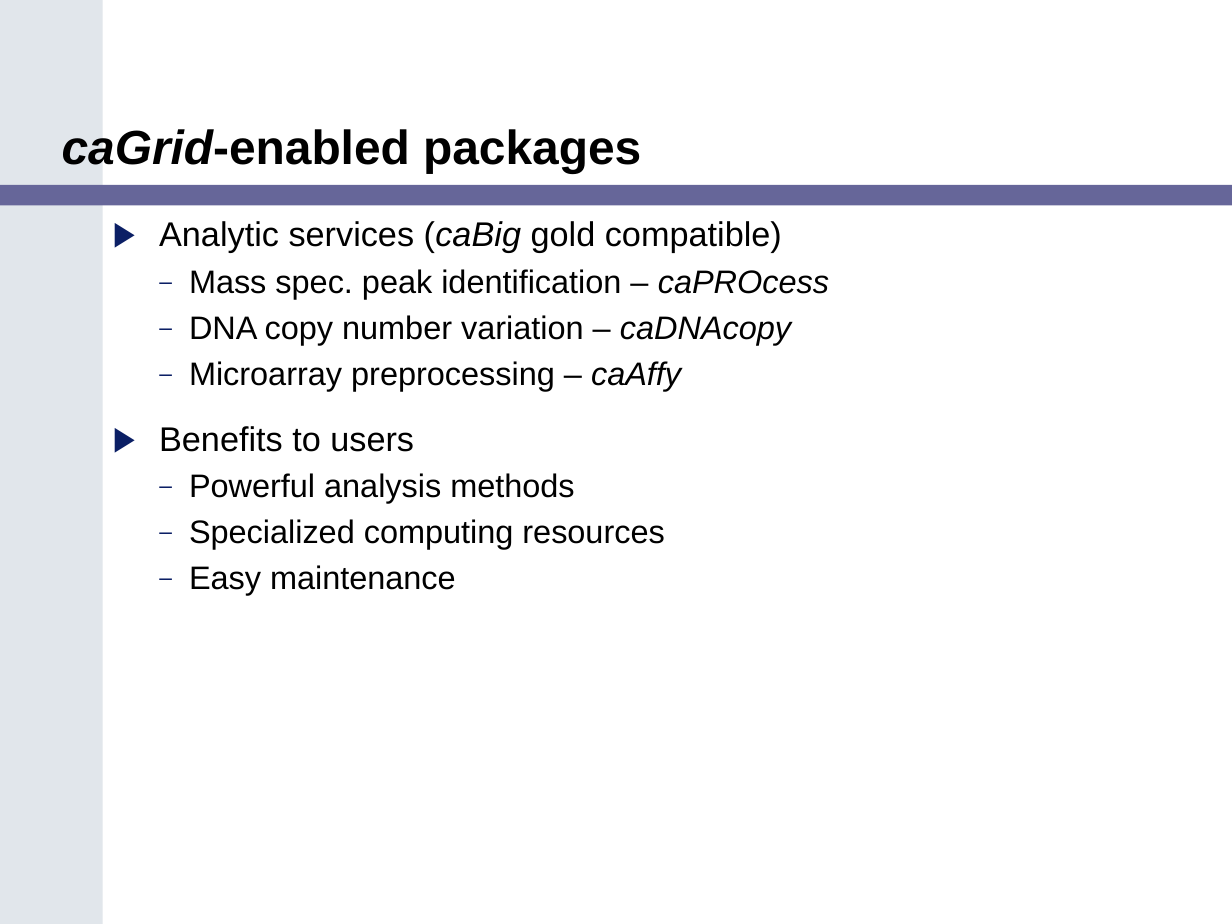
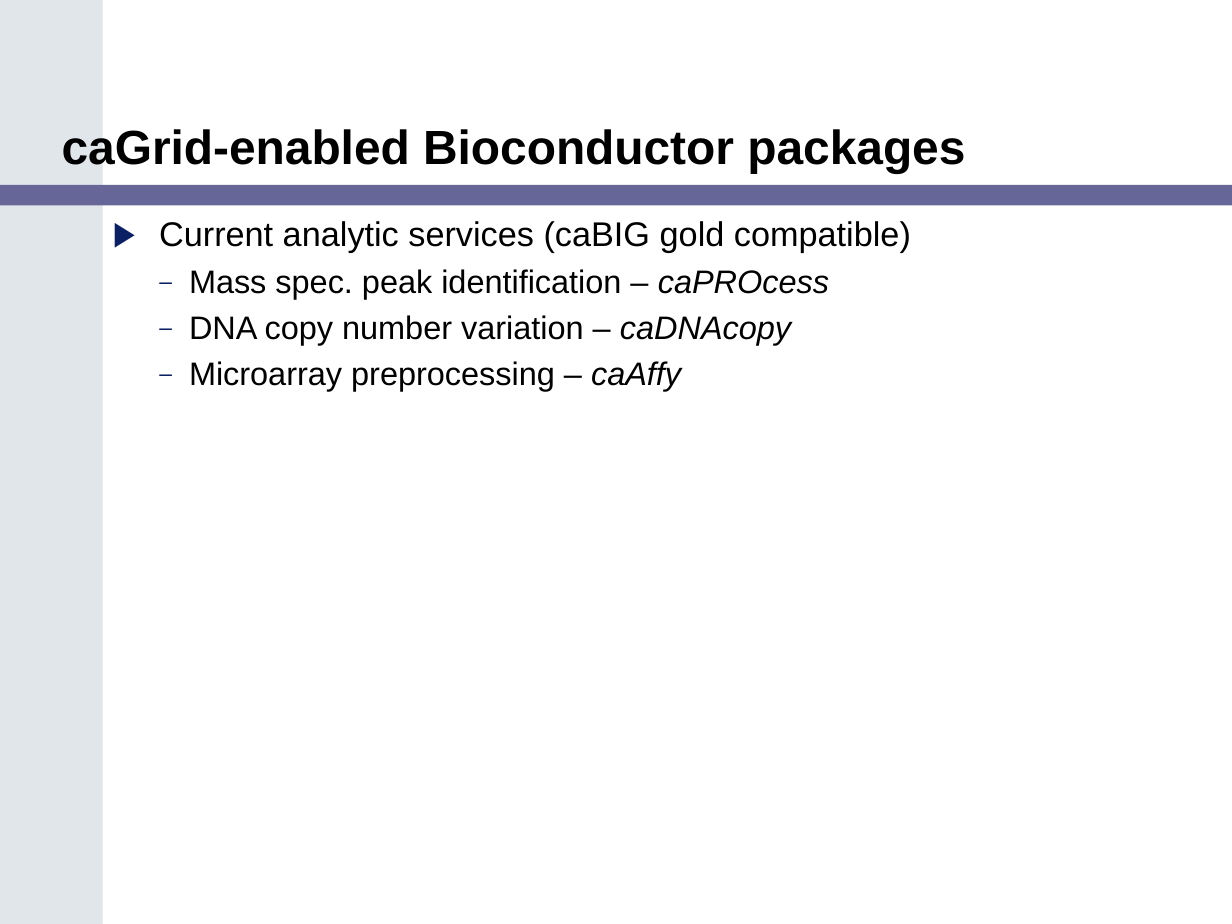
Before and after one commit to NCIP/bioconductor, a slide deck: slide 12 of bioconductor/Adopter_Northwestern/Task 2.11.2_Final Training Modules/caBIG_Bioconductor_Training_Module.ppt (slide 8 before the commit). Drawn at 1232x924 pixels with LibreOffice and Linux fonts; fonts in the diff are those of the drawing. Boxes give left, top, right and bottom in pixels: in the first picture for what was removed or moved away, otherwise in the second. Text is boxed around its words. In the diff, an @@ line names an element or a change of style, - is before the commit and + after.

```diff
--- a/bioconductor/Adopter_Northwestern/Task 2.11.2_Final Training Modules/caBIG_Bioconductor_Training_Module.ppt
+++ b/bioconductor/Adopter_Northwestern/Task 2.11.2_Final Training Modules/caBIG_Bioconductor_Training_Module.ppt
@@ title at box(62, 129, 965, 173): text changed @@
-caGrid-enabled packages
+caGrid-enabled Bioconductor packages
@@ text at box(159, 221, 911, 253): text changed @@
-▶ Analytic services (caBig gold compatible)
+▶ Current analytic services (caBIG gold compatible)
@@ text at box(159, 426, 664, 595): paragraphs removed @@
-▶ Benefits to users
-  – Powerful analysis methods
-  – Specialized computing resources
-  – Easy maintenance
```
Also in this commit, not shown: 13 other slides changed, 13 slides added, 2 slides removed, 1 other file.
